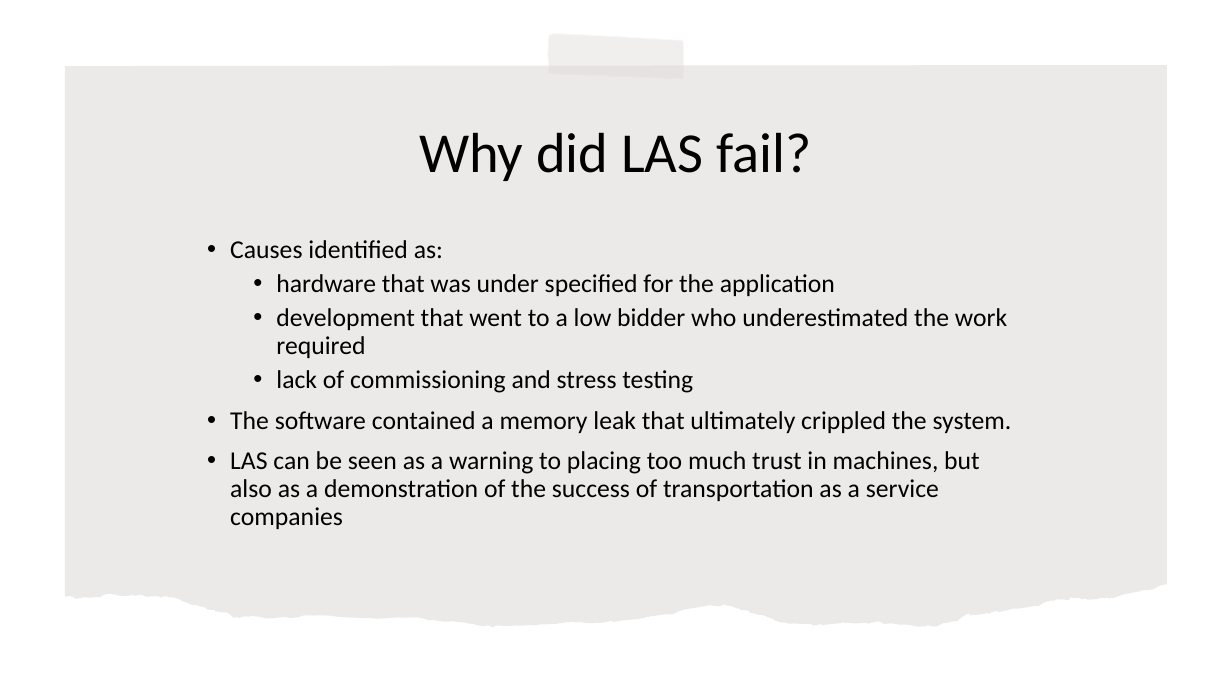
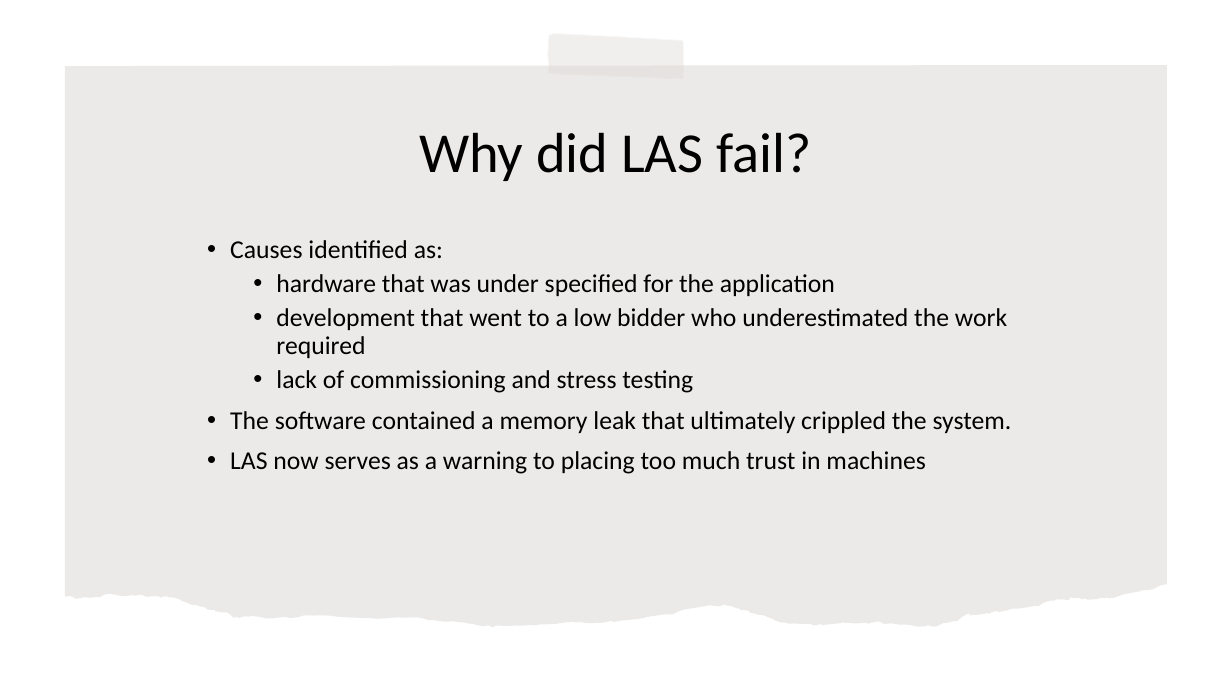
Before and after one commit to rogerlew/conference-ahfe-2022, a slide deck: slide 4 of AHFE 2022.pptx. Drawn at 1232x693 pixels with LibreOffice and Linux fonts; fonts in the diff are those of the drawing. Boxes give left, top, right and bottom in pixels: in the first picture for what was removed or moved away, otherwise in the second. Text is boxed around its words. In the diff, an @@ line names an element or a change of style, - is before the commit and + after.

```diff
--- a/AHFE 2022.pptx
+++ b/AHFE 2022.pptx
@@ text at <box>230,451,925,474</box>: text changed @@
-• LAS can be seen as a warning to placing too much trust in machines, but also as a demonstration of the success of transportation as a service companies
+• LAS now serves as a warning to placing too much trust in machines
```
Also in this commit, not shown: 9 other slides changed, 3 slides removed.
